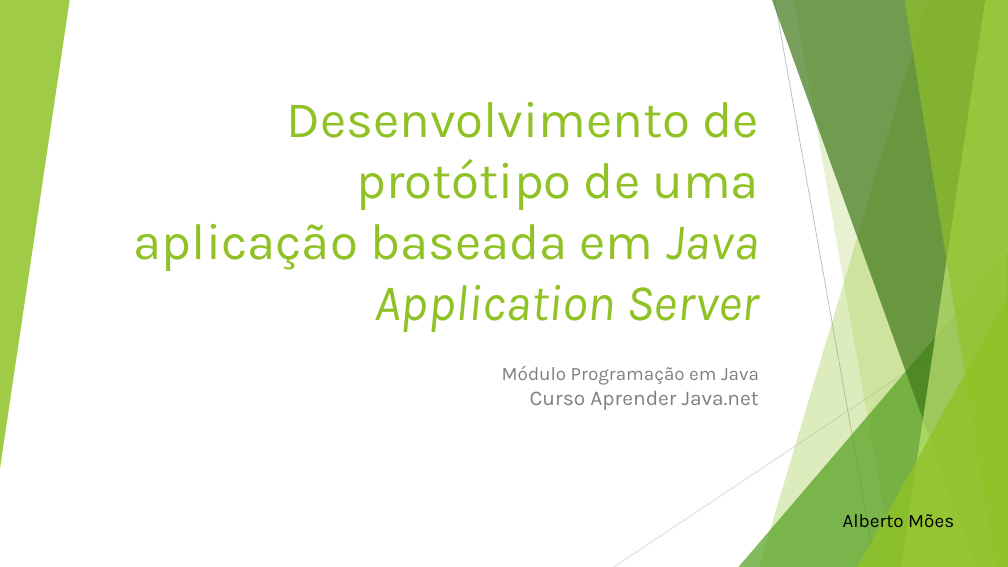
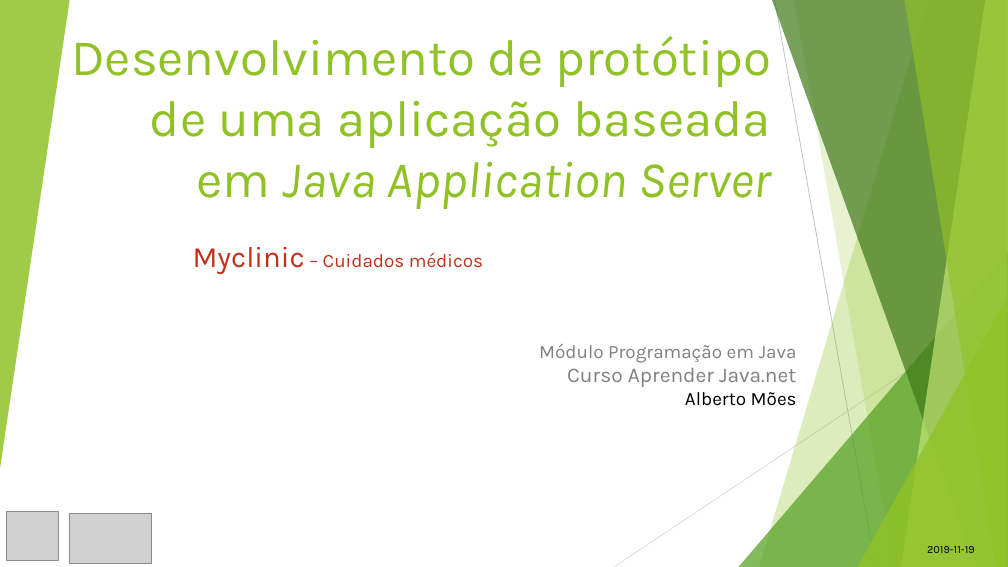
Before and after one commit to alscoundrel/MyClinic, a slide deck: slide 1 of Apresentação.pptx. Drawn at 1008x567 pixels with LibreOffice and Linux fonts; fonts in the diff are those of the drawing; grey boxes stand for pictures. Boxes give left, top, right and bottom in pixels: in the first picture for what was removed or moved away, otherwise in the second. Text is boxed around its words. In the diff, an @@ line names an element or a change of style, - is before the commit and + after.

Commit message:
Update Apresentação

```diff
--- a/Apresentação.pptx
+++ b/Apresentação.pptx
@@ title "Desenvolvimento de protótipo de uma ...": place and size @@
-title "Desenvolvimento de protótipo de uma ..." at box(134, 102, 759, 332)
+title "Desenvolvimento de protótipo de uma ..." at box(71, 36, 771, 209)
@@ title "Desenvolvimento de protótipo de uma ..." at box(71, 36, 771, 209): vertical alignment bottom to top @@
@@ text added at box(193, 246, 483, 274), 18 pt, text gradient #62170D to #C42F1A to #EB7766 @@
+Myclinic – Cuidados médicos
@@ subtitle "Módulo Programação em Java Curso ...": place and size @@
-subtitle "Módulo Programação em Java Curso ..." at box(502, 366, 759, 410)
+subtitle "Módulo Programação em Java Curso ..." at box(539, 344, 797, 387)
@@ text "Alberto Mões": place and size @@
-text "Alberto Mões" at box(843, 514, 954, 527)
+text "Alberto Mões" at box(685, 392, 797, 406)
@@ text "Alberto Mões" at box(685, 392, 797, 406): alignment left to right @@
@@ picture added at box(6, 512, 59, 561) @@
@@ picture added at box(69, 513, 151, 564) @@
@@ text added at box(927, 546, 975, 553), 10.5 pt, text #000000 @@
+2019-11-19
```
Also in this commit, not shown: 3 other slides changed, 6 slides added, 1 slide removed.
